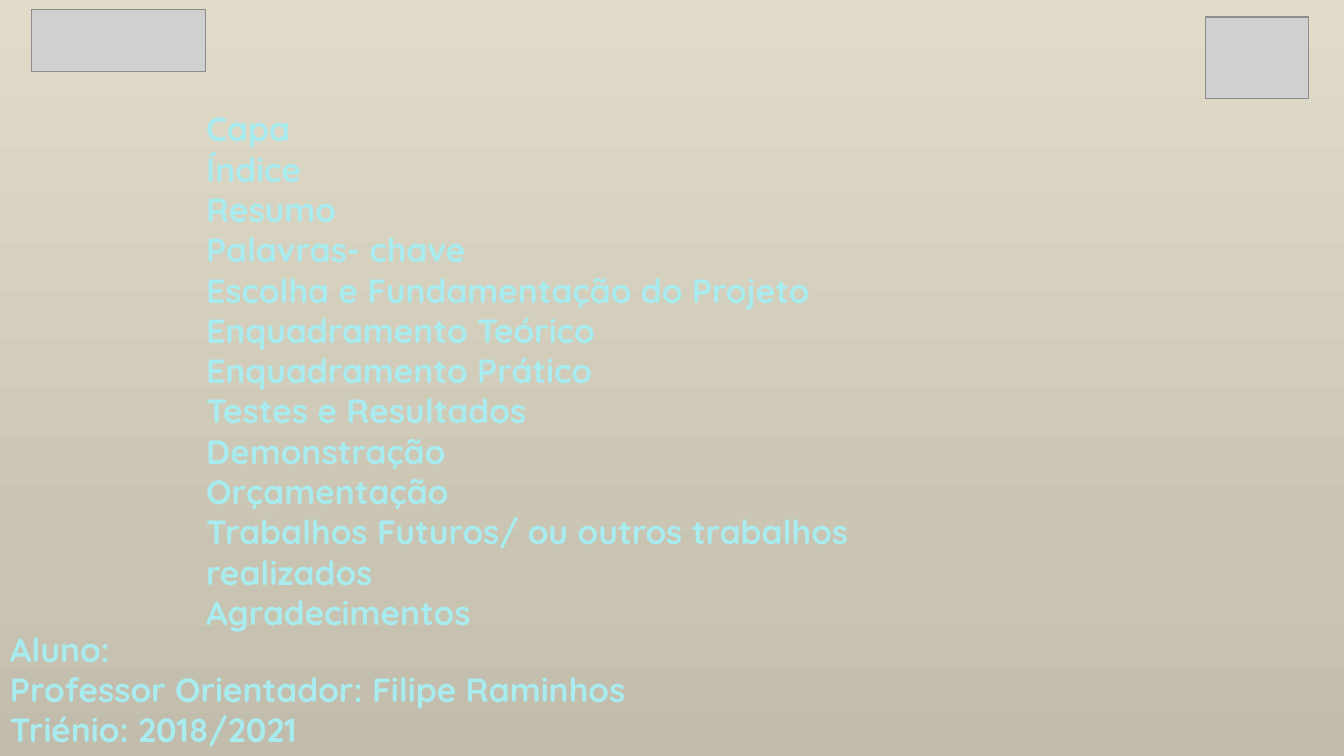
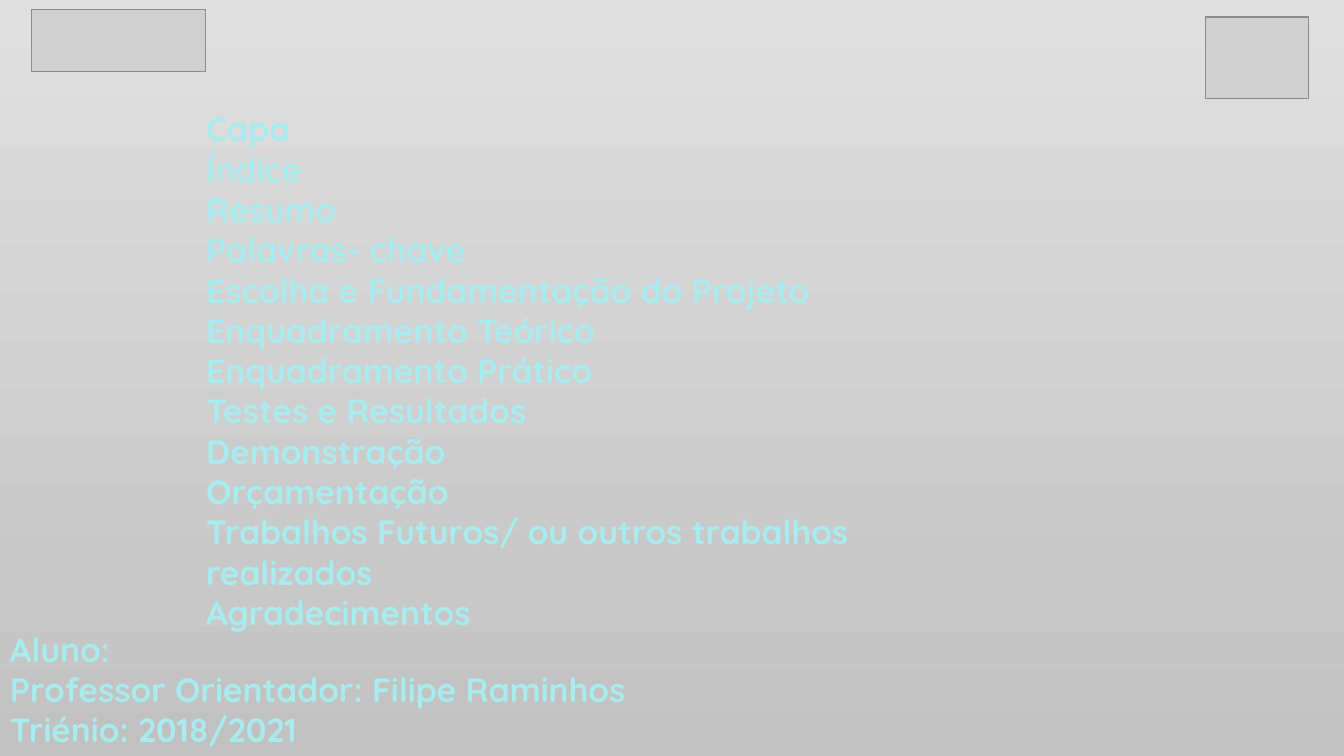
Before and after one commit to ayresmajor/Site-PAP, a slide deck: slide 4 of Prova Aptidão Profisional/PAP Documentos/Apresentação PAP_Ayres.pptx (slide 3 before the commit). Drawn at 1344x756 pixels with LibreOffice and Linux fonts; fonts in the diff are those of the drawing; grey boxes stand for pictures. Boxes give left, top, right and bottom in pixels: in the first picture for what was removed or moved away, otherwise in the second. Text is boxed around its words. In the diff, an @@ line names an element or a change of style, - is before the commit and + after.

```diff
--- a/Prova Aptidão Profisional/PAP Documentos/Apresentação PAP_Ayres.pptx
+++ b/Prova Aptidão Profisional/PAP Documentos/Apresentação PAP_Ayres.pptx
@@ background gradient #E2DCCA to #CAC4B2 to #C2BCAC to gradient #E1E0E0 to #CAC8C8 to #C2C1C1 @@
```
Also in this commit, not shown: 2 slides added, 1 slide removed, 3 other files.
